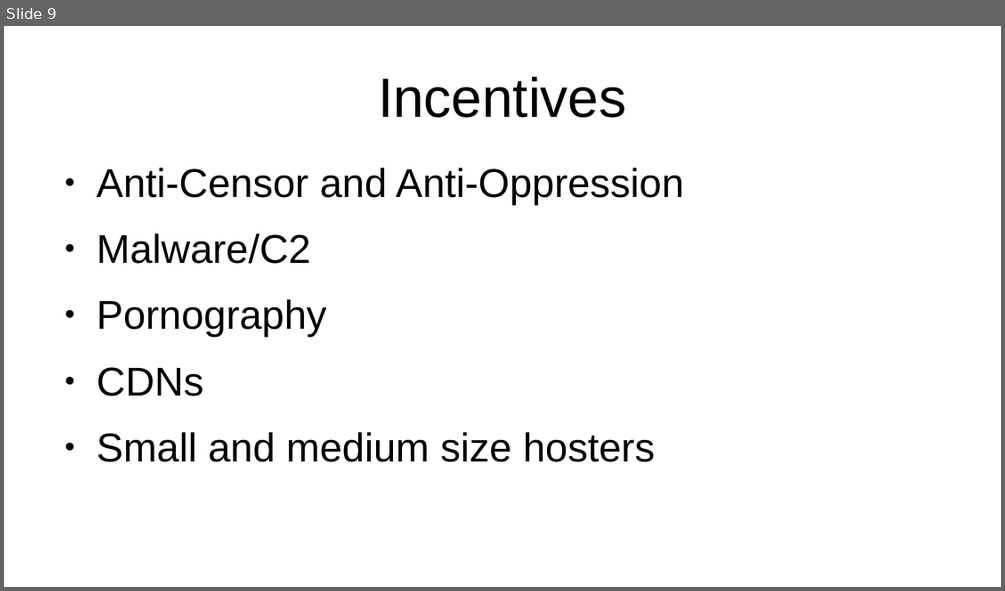
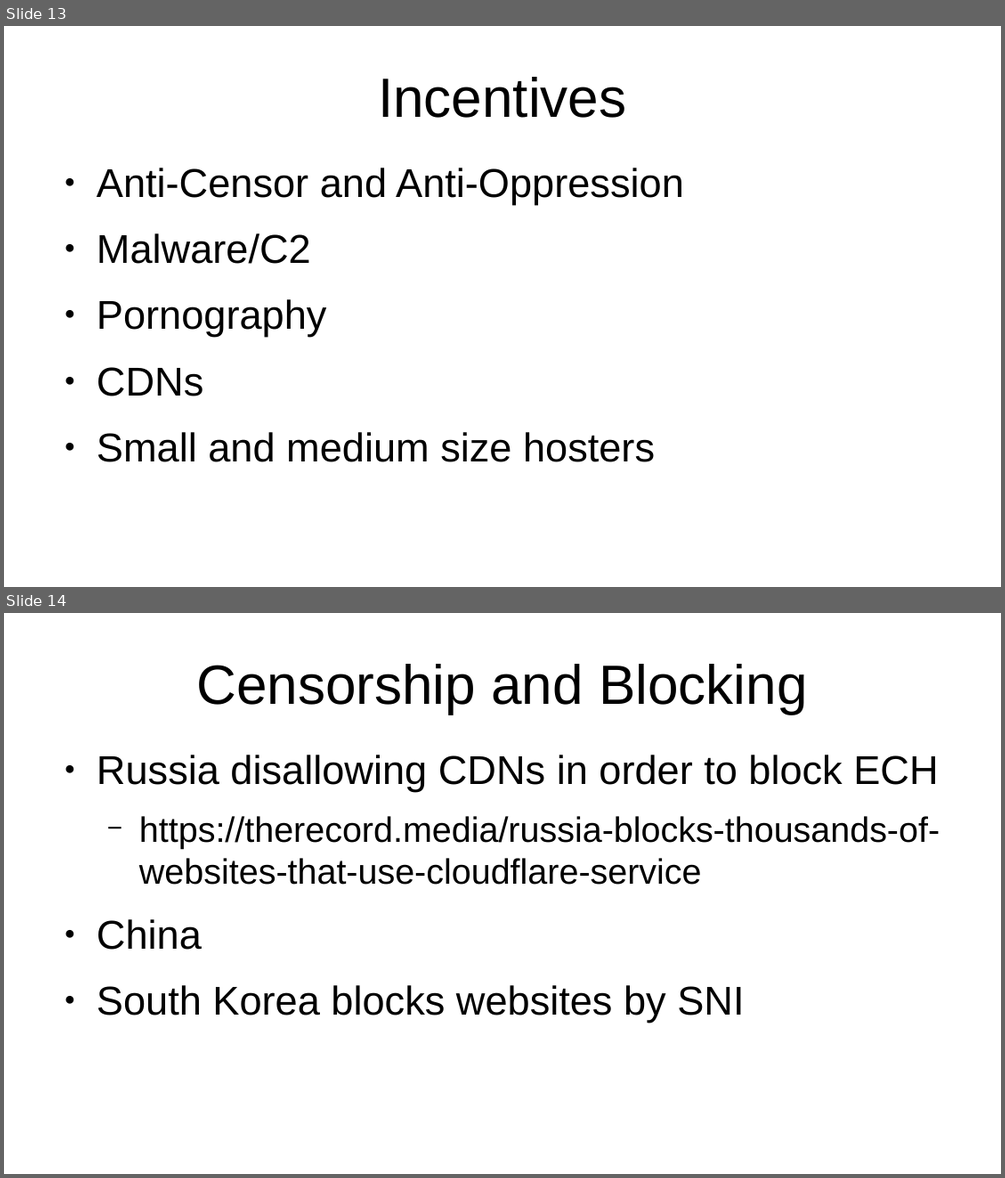
Before and after one commit to certtools/defo-security-analysis, a slide deck: stammtisch/presentation.odp. Shown one above the other, each under a label of ours: slide 9 before the commit, slides 13 and 14 after it. The pictures are 1005x591 and 1005x1178 pixels, drawn with LibreOffice and Linux fonts; fonts in the diff are those of the drawing. Boxes give left, top, right and bottom in pixels: in the first picture for what was removed or moved away, otherwise in the second. Text is boxed around its words. In the diff, an @@ line names an element or a change of style, - is before the commit and + after.

```diff
--- a/stammtisch/presentation.odp
+++ b/stammtisch/presentation.odp
@@ slide 14 added at box(4, 613, 1001, 1174), background #FFFFFF @@
@@ title added at box(196, 664, 808, 714), 44 pt, text #000000 @@
+Censorship and Blocking
@@ text added at box(97, 755, 939, 1022), 28 pt, text #000000 @@
+● Russia disallowing CDNs in order to block ECH
+  − https://therecord.media/russia-blocks-thousands-of-websites-that-use-cloudflare-service
+● China
+● South Korea blocks websites by SNI
@@ what was slide 9 is now slide 13 @@
```
Also in this commit, not shown: 5 slides changed, 4 other slides added, 13 slides removed, 1 other file.
